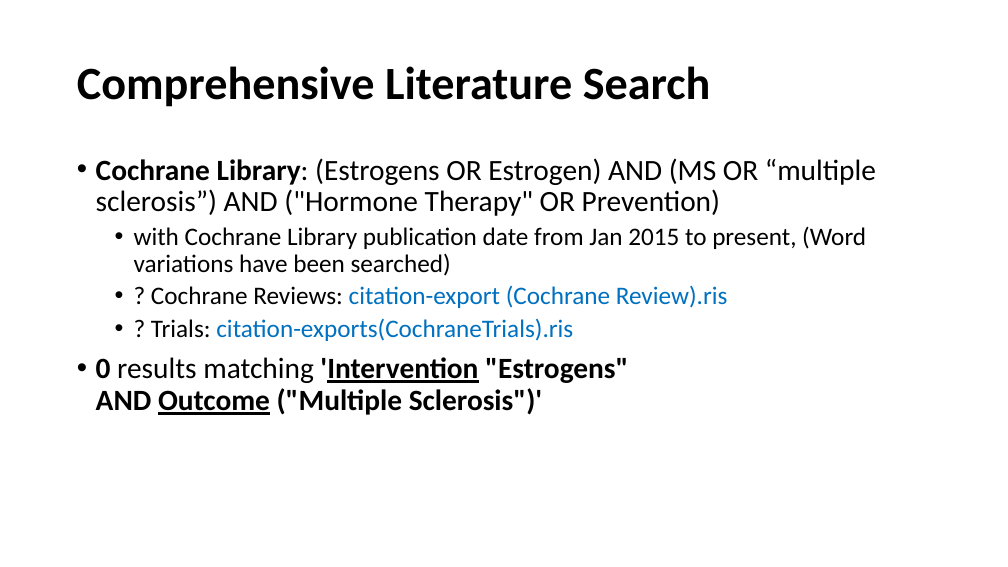
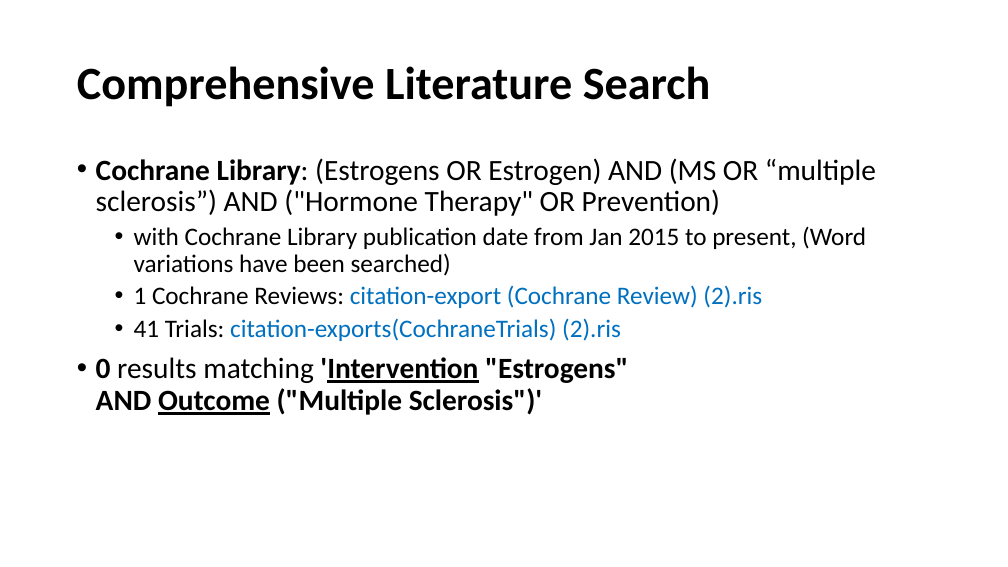
Before and after one commit to BruceChen034020/EstrogenMultipleSclerosisSystematicReview, a slide deck: slide 8 of Estrogen as an immunomodulator for multiple sclerosis.pptx. Drawn at 1008x567 pixels with LibreOffice and Linux fonts; fonts in the diff are those of the drawing. Boxes give left, top, right and bottom in pixels: in the first picture for what was removed or moved away, otherwise in the second. Text is boxed around its words. In the diff, an @@ line names an element or a change of style, - is before the commit and + after.

```diff
--- a/Estrogen as an immunomodulator for multiple sclerosis.pptx
+++ b/Estrogen as an immunomodulator for multiple sclerosis.pptx
@@ text at <box>134,285,762,341</box>: text changed @@
-  • ? Cochrane Reviews: citation-export (Cochrane Review).ris
-  • ? Trials: citation-exports(CochraneTrials).ris
+  • 1 Cochrane Reviews: citation-export (Cochrane Review) (2).ris
+  • 41 Trials: citation-exports(CochraneTrials) (2).ris
```
Also in this commit, not shown: 4 other slides changed.
